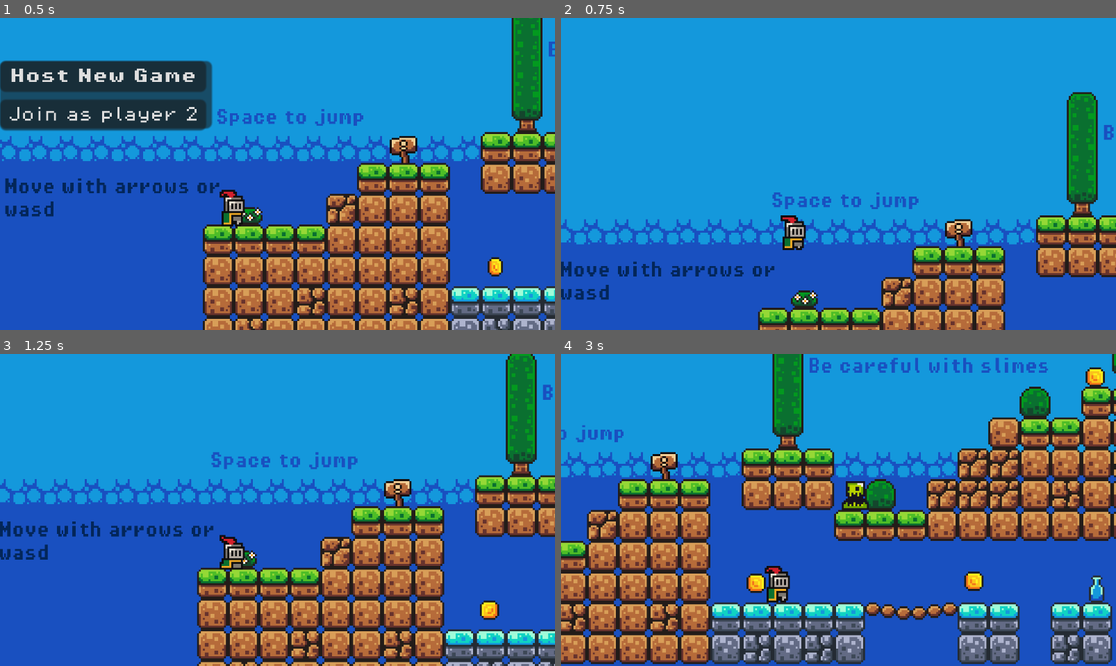
Above: before the commit, frames 1-4 (two rows, left to right).
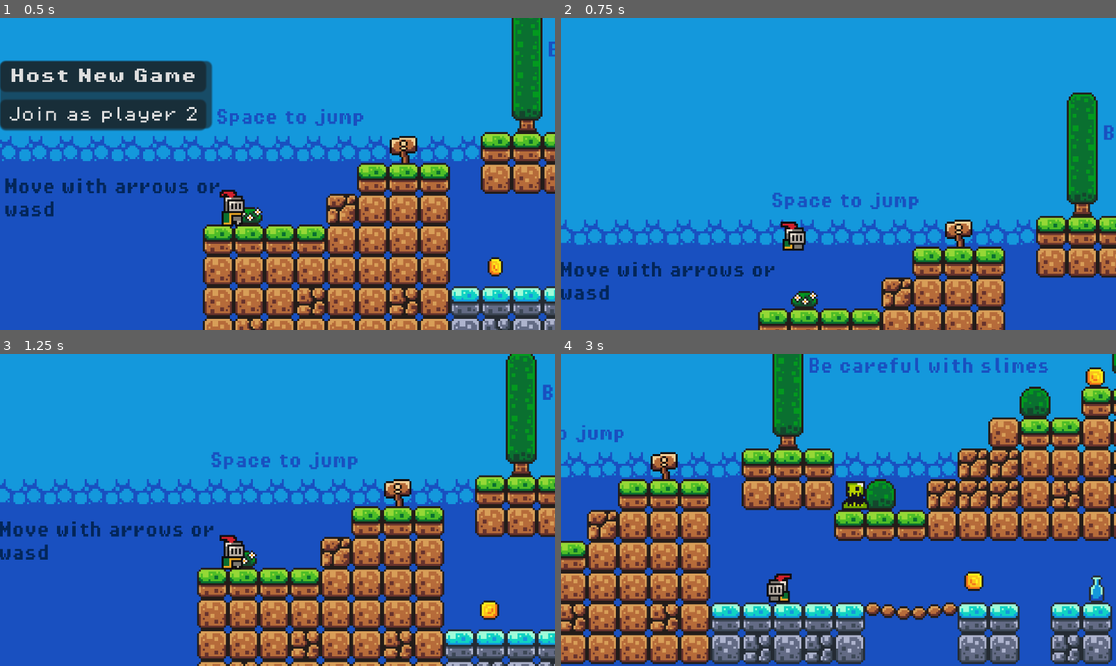
Above: after the commit, the same moments.

Repository: MatthewVicente/First-Godot-Project
Game: Godot game, scene res://scenes/game.tscn
Same seed, same stepped clock (60 frames per second), same inputs: the game is played once before the commit and once after it.
Inputs:
- Up to frame 1 (0.5 s): no input
- Up to frame 2 (0.75 s): click "Host New Game" at 0.5 s
- Up to frame 3 (1.25 s): no input
- Up to frame 4 (3 s): hold Right (move_right) 1.28-2.78 s; tap Space (jump) at 1.52, 2.27 s; hold Left (move_left) from 2.78 s (still down)

Frame 1 is identical in both runs. In frame 2, 2.8% of the frame differs, in the area x 0-100%, y 23-100%; in frame 3, 0.2%; in frame 4, 0.6%.

Commit message:
Syncing players animations and platform movements

Diff:
--- a/scenes/game.tscn
+++ b/scenes/game.tscn
@@ -8,6 +8,7 @@
 [ext_resource type="PackedScene" uid="uid://dydir1ub61rnf" path="res://scenes/coin.tscn" id="4_tcxtu"]
 [ext_resource type="PackedScene" uid="uid://cj55v4kwgib04" path="res://scenes/killzone.tscn" id="5_8r6w2"]
 [ext_resource type="PackedScene" uid="uid://bmxcjrrly8mfo" path="res://scenes/yellow_platform.tscn" id="5_juwnw"]
+[ext_resource type="Script" path="res://scripts/platform.gd" id="6_v0p3r"]
 [ext_resource type="PackedScene" uid="uid://df3n1pbvgigb" path="res://scenes/enemy_1.tscn" id="8_uihwe"]
 [ext_resource type="FontFile" uid="uid://dd7xe4206m4cr" path="res://assets/fonts/PixelOperator8-Bold.ttf" id="9_3n2ds"]
 [ext_resource type="FontFile" uid="uid://bxytqa2qjkrcf" path="res://assets/fonts/PixelOperator8.ttf" id="11_v2v8l"]
@@ -559,8 +560,9 @@
 
 [node name="Platforms" type="Node" parent="."]
 
-[node name="Platform2" parent="Platforms" instance=ExtResource("3_e5l4v")]
+[node name="Platform2" parent="Platforms" node_paths=PackedStringArray("animation_player_optional") instance=ExtResource("3_e5l4v")]
 position = Vector2(767, 69)
+animation_player_optional = NodePath("AnimationPlayer")
 
 [node name="AnimationPlayer" type="AnimationPlayer" parent="Platforms/Platform2"]
 libraries = {
@@ -568,8 +570,10 @@
 }
 autoplay = "move"
 
-[node name="IcePlatform" parent="Platforms" instance=ExtResource("4_qgpjx")]
+[node name="IcePlatform" parent="Platforms" node_paths=PackedStringArray("animation_player_optional") instance=ExtResource("4_qgpjx")]
 position = Vector2(473, 121)
+script = ExtResource("6_v0p3r")
+animation_player_optional = NodePath("AnimationPlayer")
 
 [node name="AnimationPlayer" type="AnimationPlayer" parent="Platforms/IcePlatform"]
 libraries = {
@@ -577,8 +581,10 @@
 }
 autoplay = "move"
 
-[node name="Yellow Platform" parent="Platforms" instance=ExtResource("5_juwnw")]
+[node name="Yellow Platform" parent="Platforms" node_paths=PackedStringArray("animation_player_optional") instance=ExtResource("5_juwnw")]
 position = Vector2(760, 118)
+script = ExtResource("6_v0p3r")
+animation_player_optional = NodePath("AnimationPlayer")
 
 [node name="AnimationPlayer" type="AnimationPlayer" parent="Platforms/Yellow Platform"]
 libraries = {
--- a/scenes/ice_platform.tscn
+++ b/scenes/ice_platform.tscn
@@ -1,11 +1,19 @@
-[gd_scene load_steps=3 format=3 uid="uid://dxdg2ka1hm3ey"]
+[gd_scene load_steps=4 format=3 uid="uid://dxdg2ka1hm3ey"]
 
 [ext_resource type="Texture2D" uid="uid://xemukaxrg6ww" path="res://assets/sprites/platforms.png" id="1_n82cf"]
+
+[sub_resource type="SceneReplicationConfig" id="SceneReplicationConfig_4r6h7"]
+properties/0/path = NodePath(".:position")
+properties/0/spawn = true
+properties/0/replication_mode = 1
 
 [sub_resource type="RectangleShape2D" id="RectangleShape2D_1eqtj"]
 size = Vector2(32, 8)
 
 [node name="IcePlatform" type="AnimatableBody2D"]
+
+[node name="PlatformSynchronizer" type="MultiplayerSynchronizer" parent="."]
+replication_config = SubResource("SceneReplicationConfig_4r6h7")
 
 [node name="Sprite2D" type="Sprite2D" parent="."]
 texture = ExtResource("1_n82cf")
--- a/scenes/multiplayer_player.tscn
+++ b/scenes/multiplayer_player.tscn
@@ -17,6 +17,9 @@
 properties/3/path = NodePath(".:position")
 properties/3/spawn = true
 properties/3/replication_mode = 1
+properties/4/path = NodePath(".:direction")
+properties/4/spawn = true
+properties/4/replication_mode = 1
 
 [sub_resource type="SceneReplicationConfig" id="SceneReplicationConfig_d257a"]
 properties/0/path = NodePath("InputSynchronizer:input_direction")
@@ -192,6 +195,7 @@
 radius = 5.0
 
 [node name="MultiplayerPlayer" type="CharacterBody2D"]
+collision_layer = 2
 script = ExtResource("1_wrl3a")
 
 [node name="PlayerSynchronizer" type="MultiplayerSynchronizer" parent="."]
--- a/scenes/platform.tscn
+++ b/scenes/platform.tscn
@@ -1,11 +1,21 @@
-[gd_scene load_steps=3 format=3 uid="uid://bbkbf7bnevv65"]
+[gd_scene load_steps=5 format=3 uid="uid://bbkbf7bnevv65"]
 
+[ext_resource type="Script" path="res://scripts/platform.gd" id="1_1i1c1"]
 [ext_resource type="Texture2D" uid="uid://xemukaxrg6ww" path="res://assets/sprites/platforms.png" id="1_mgkoj"]
+
+[sub_resource type="SceneReplicationConfig" id="SceneReplicationConfig_4sy0y"]
+properties/0/path = NodePath(".:position")
+properties/0/spawn = true
+properties/0/replication_mode = 1
 
 [sub_resource type="RectangleShape2D" id="RectangleShape2D_0hs55"]
 size = Vector2(32, 8)
 
 [node name="Platform" type="AnimatableBody2D"]
+script = ExtResource("1_1i1c1")
+
+[node name="PlatformSynchronizer" type="MultiplayerSynchronizer" parent="."]
+replication_config = SubResource("SceneReplicationConfig_4sy0y")
 
 [node name="Sprite2D" type="Sprite2D" parent="."]
 texture = ExtResource("1_mgkoj")
--- a/scenes/yellow_platform.tscn
+++ b/scenes/yellow_platform.tscn
@@ -1,11 +1,19 @@
-[gd_scene load_steps=3 format=3 uid="uid://bmxcjrrly8mfo"]
+[gd_scene load_steps=4 format=3 uid="uid://bmxcjrrly8mfo"]
 
 [ext_resource type="Texture2D" uid="uid://xemukaxrg6ww" path="res://assets/sprites/platforms.png" id="1_jx1aq"]
+
+[sub_resource type="SceneReplicationConfig" id="SceneReplicationConfig_eeynu"]
+properties/0/path = NodePath(".:position")
+properties/0/spawn = true
+properties/0/replication_mode = 1
 
 [sub_resource type="RectangleShape2D" id="RectangleShape2D_uby8a"]
 size = Vector2(32, 9)
 
 [node name="Yellow Platform" type="AnimatableBody2D"]
+
+[node name="PlatformSynchronizer" type="MultiplayerSynchronizer" parent="."]
+replication_config = SubResource("SceneReplicationConfig_eeynu")
 
 [node name="Sprite2D" type="Sprite2D" parent="."]
 texture = ExtResource("1_jx1aq")
--- a/scripts/killzone.gd
+++ b/scripts/killzone.gd
@@ -7,8 +7,6 @@
 	body.get_node('CollisionShape2D').queue_free()
 	timer.start()
 
-
-
 func _on_timer_timeout():
 	Engine.time_scale = 1
 	get_tree().reload_current_scene()
--- a/scripts/multiplayer/multiplayer_controller.gd
+++ b/scripts/multiplayer/multiplayer_controller.gd
@@ -1,5 +1,4 @@
 extends CharacterBody2D
-
 
 const SPEED = 130.0
 const JUMP_VELOCITY = -300.0
@@ -18,6 +17,12 @@
 		player_id = id
 		%InputSynchronizer.set_multiplayer_authority(id)
 
+func _ready():
+	if multiplayer.get_unique_id() == player_id:
+		$Camera2D.make_current()
+	else:
+		$Camera2D.enabled = false
+
 func _apply_animations(delta):
 	# Flip the Sprite
 	if direction > 0:
@@ -26,7 +31,7 @@
 		animated_sprite.flip_h = true
 
 	# Play animations
-	if is_on_floor():
+	if _is_on_floor:
 		if direction == 0:
 			animated_sprite.play('idle')
 		else:
@@ -57,4 +62,8 @@
 
 func _physics_process(delta):
 	if multiplayer.is_server():
+		_is_on_floor = is_on_floor()
 		_apply_movement_from_input(delta)
+
+	if not multiplayer.is_server() or MultiplayerManager.host_mode_enabled:
+		_apply_animations(delta)
--- a/scripts/multiplayer/multiplayer_manager.gd
+++ b/scripts/multiplayer/multiplayer_manager.gd
@@ -7,10 +7,14 @@
 
 var _players_spawn_node
 
+var host_mode_enabled = false
+
 func become_host():
 	print('Starting host!')
 
 	_players_spawn_node = get_tree().get_current_scene().get_node('Players')
+
+	host_mode_enabled = true
 
 	var server_peer = ENetMultiplayerPeer.new()
 	server_peer.create_server(SERVER_PORT)
--- /dev/null
+++ b/scripts/platform.gd
@@ -0,0 +1,13 @@
+extends AnimatableBody2D
+
+@export var animation_player_optional: AnimationPlayer
+
+func _on_player_connected(id):
+	if not multiplayer.is_server():
+		animation_player_optional.stop()
+		animation_player_optional.set_active(false)
+
+# Called when the node enters the scene tree for the first time.
+func _ready():
+	if animation_player_optional:
+		multiplayer.peer_connected.connect(_on_player_connected)
Not shown: 1 places in scenes/game.tscn that only renumber resources
